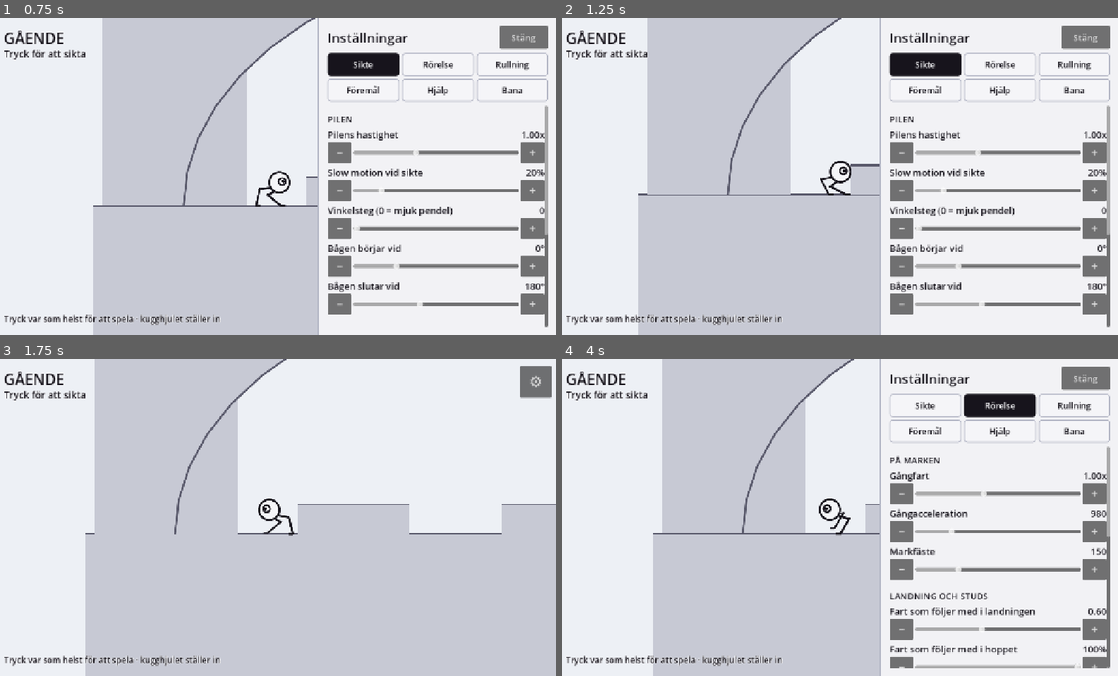
Above: before the commit, frames 1-4 (two rows, left to right).
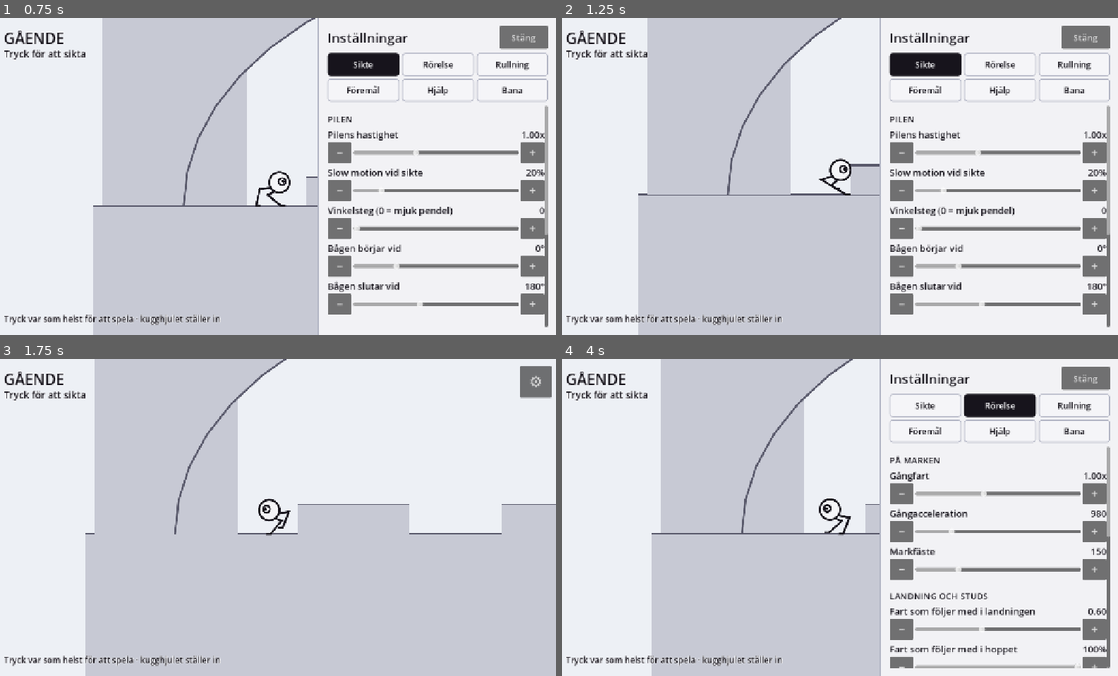
Above: after the commit, the same moments.

Repository: ojojboll-ui/Robo-ball
Game: Godot game, scene res://main/main.tscn
Same seed, same stepped clock (60 frames per second), same inputs: the game is played once before the commit and once after it.
Inputs:
- Up to frame 1 (0.75 s): click "⚙" at 0.5 s
- Up to frame 2 (1.25 s): no input
- Up to frame 3 (1.75 s): click "Stäng" at 1.25 s
- Up to frame 4 (4 s): click "⚙" at 2 s; click "Sikte" at 2.75 s; click "Rörelse" at 3.5 s

Frame 1 is identical in both runs. In frame 2, 0.2% of the frame differs, in the area x 46-53%, y 44-56%; in frame 3, 0.2%; in frame 4, 0.8%, in the area x 16-53%, y 0-100%.

Commit message:
Farten får aldrig växa förbi den rörelse som faktiskt blev av
Speltestaren: RB skjuter fortfarande i väg ur bild ibland när han kliver över
små lådor, senast i Lekplatsens lådsektion. Orsaken var inte klivet utan
bokföringen.

Gravitationen längs ytan lägger på fart varje bildruta. Står något i vägen
färdas han inte i den — men siffran fortsatte stiga ändå. Kom han i kläm i en
skreva i lådmuren byggdes en fart upp som han aldrig färdats i, och när klämmen
släppte for han i väg i den. Fångat i en soak av lådsektionen, en enda bildruta:

    lagrad ground_speed  1827 px/s
    faktisk rörelse       117 px/s   (1,9 px på en bildruta)
    underlag              golv OCH vägg, normaler (0,72,-0,69) och (-0,97,-0,25)

Femton gånger för mycket, och 1827 px/s tar honom tvärs över bilden på sju
tiondelar av en sekund — precis det han såg.

Nu sätts farten till den han faktiskt färdades i så fort en bildruta rör honom
mindre än en fjärdedel av vad farten påstår. Tröskeln är en fjärdedel och inte
ett strikt tak: motorns glidning äter alltid någon procent på ojämn mark, och
en spärr vid varje sådan bildruta skulle mala ner farten i backar där ingenting
är fel. Mätt slår den till på 0,04–2,3 % av bildrutorna, och då mot väggar och
i den 41-gradersbacke där han enligt tidigare mätning står kvar och glider.
Samma soak i lådsektionen efteråt: högsta lagrade fart 402 px/s mot 1827, och
den 402 är ärlig — han färdades i 409.

Två följdrättelser av samma sort: väggstudsen och tålamodet innan han vänder
läser båda farten *före* rörelsen. Annars hade sanningskollen hunnit skära ner
den först, och studsen respektive vändningen uteblivit.

Det är samma rotorsak som landningen, väggarna, anfallsfönstret och knuffen, nu
i sin fjärde skepnad: ett tal som beskriver rörelsen får inte leva sitt eget liv
vid sidan av den.

Klättringens nitton farledsben mättes om ett i taget och kom tillbaka
oförändrade; finalen gav 2–4 av 5, samma spridning som före ändringen.

Co-Authored-By: Claude Opus 5 <noreply@anthropic.com>
Claude-Session: https://claude.ai/code/session_01BFuXiawrAFSoffrH8t6SUi

Diff:
--- a/game/actor/robo_ball.gd
+++ b/game/actor/robo_ball.gd
@@ -215,6 +215,7 @@
 	velocity = t * ground_speed - ground_normal * Settings.ground_stick
 	var before_move := velocity
 	var before_pos := global_position
+	var speed_before := ground_speed
 	# Mitt i ett kliv *är* klivet hans rörelse. Lägger man den vanliga gången
 	# ovanpå flyttas han både klivet och ett steg till på samma bildruta, och då
 	# är takten inte längre den man ställt in.
@@ -228,14 +229,18 @@
 	# Bara en vägg han faktiskt kör in i. Kanten han rullar *ut ifrån* räknas
 	# också som vägg av motorn, och att vända på farten där tog allt han byggt
 	# upp — mätt gick 306 px/s till noll på en vanlig avsats.
+	_settle_speed(delta, before_pos)
+
 	if is_on_wall() and _driving_into_wall(before_move):
 		if _begin_step():
 			_blocked = 0.0
 		elif state == State.ROLL:
-			# Bollen studsar. Det är ren fysik och ska ske i samma ögonblick.
-			_hit_wall()
+			# Bollen studsar. Det är ren fysik och ska ske i samma ögonblick,
+			# och på den fart han kom in med — den som står kvar efteråt är
+			# redan beskuren av både motorn och sanningskollen ovan.
+			_hit_wall(speed_before)
 		else:
-			_lean_on_it(delta, before_pos)
+			_lean_on_it(delta, before_pos, speed_before)
 	else:
 		_blocked = 0.0
 
@@ -320,11 +325,14 @@
 ##
 ## Tålamodet är ett reglage, för hur länge han ska streta är en känslofråga och
 ## ingen fysikfråga.
-func _lean_on_it(delta: float, before_pos: Vector2) -> void:
+func _lean_on_it(delta: float, before_pos: Vector2, tried: float) -> void:
 	# Kom han framåt ändå? Då knuffar han något, och det är inte att vara
-	# blockerad. Tröskeln är en fjärdedel av den fart han försökte hålla.
-	var forward := tangent() * signf(ground_speed)
-	if (global_position - before_pos).dot(forward) > absf(ground_speed) * delta * 0.25:
+	# blockerad. Tröskeln är en fjärdedel av den fart han *försökte* hålla, och
+	# den måste läsas före rörelsen: sanningskollen har redan skurit ner den
+	# lagrade farten till det han faktiskt färdades, så mätt mot den skulle
+	# varje stillastående bildruta se ut som framsteg och han aldrig vända.
+	var forward := tangent() * signf(tried)
+	if (global_position - before_pos).dot(forward) > absf(tried) * delta * 0.25:
 		_blocked = 0.0
 		return
 	_blocked += delta
@@ -749,12 +757,41 @@
 			and (Settings.roll_speed <= 0.0 or absf(ground_speed) < Settings.roll_speed * 0.8):
 		_set_state(State.WALK)
 
-func _hit_wall() -> void:
+func _hit_wall(incoming := NAN) -> void:
 	if state == State.ROLL:
-		ground_speed = -ground_speed * Settings.wall_bounce
+		ground_speed = -(incoming if not is_nan(incoming) else ground_speed) * Settings.wall_bounce
 	else:
 		facing = -facing
 		ground_speed = 0.0
+
+## Farten får aldrig växa förbi den rörelse som faktiskt blev av.
+##
+## Gravitationen längs ytan lägger på fart varje bildruta, men står något i
+## vägen färdas han inte i den. Kommer han i kläm — mellan en låda och marken,
+## eller i en skreva i en lådmur — fortsätter siffran att stiga medan han står
+## still, och när klämmen släpper far han i väg i en fart han aldrig byggt upp
+## genom att röra sig. Mätt i Lekplatsens lådsektion: **1827 px/s lagrad fart
+## medan han flyttade sig 117 px/s**, alltså femton gånger för mycket — och
+## 1827 px/s tar honom tvärs över bilden på sju tiondelar av en sekund.
+##
+## Regeln är densamma som för landningen, väggarna, anfallsfönstret och knuffen:
+## ett tal som beskriver rörelsen får inte leva sitt eget liv vid sidan av den.
+##
+## Tröskeln ligger vid en fjärdedel och inte vid ett strikt tak, för motorns
+## glidning äter alltid någon procent på ojämn mark, och en spärr som slog till
+## vid varje sådan bildruta skulle mala ner farten i backar där ingenting är
+## fel. En fjärdedel är ingen normal bildruta — det är något som håller emot.
+const SPEED_TRUTH := 0.25
+
+func _settle_speed(delta: float, before_pos: Vector2) -> void:
+	if delta <= 0.0:
+		return
+	var claimed := absf(ground_speed) * delta
+	if claimed < 1.0:
+		return
+	var travelled := (global_position - before_pos).length()
+	if travelled < claimed * SPEED_TRUTH:
+		ground_speed = signf(ground_speed) * travelled / delta
 
 # ---------------------------------------------------------------- signalen
 
Not shown, changed: docs/DECISIONS.md
Not shown, changed: docs/METRICS.md
